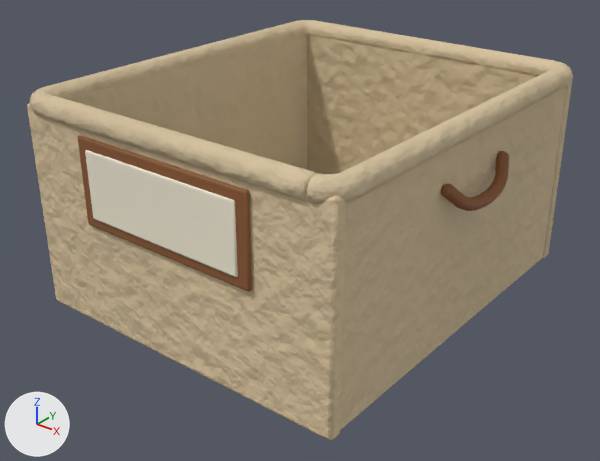
A saved change to the Blender file assets/models/source/furniture/crate_linen.blend.
Both versions are drawn from a camera (50 mm lens) standing at (0.329, -0.427, 0.299) and looking at (0.001, -0.018, 0.045). Arrows for +X, +Y and +Z are at lower left; the lights stay in place. The picture after the commit comes second.

Objects in the first picture: 'Leder', 'Schild', 'Stoffbox'.
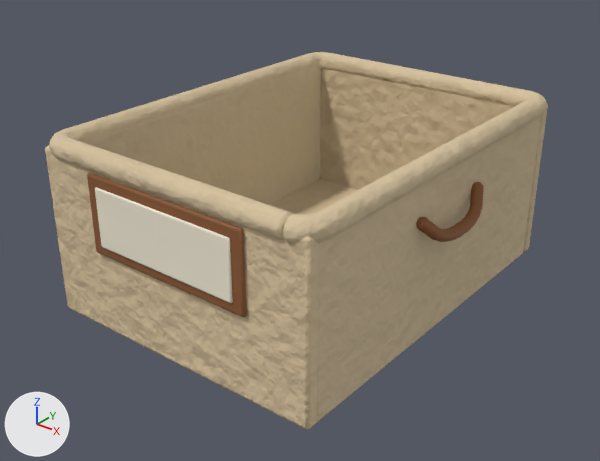
Location of each change, (x1, y1, x2, y2) in pixels of the pictures (600 x 461 px; the box of a moved part takes in the faces that stretch with it):
'Stoffbox', reshaped (8% narrower, 10% shorter): before (27, 20, 573, 441); after (45, 52, 548, 429)
'Schild', reshaped (10% narrower, 9% shorter): before (85, 150, 238, 277); after (95, 187, 233, 303)
'Leder', reshaped (8% narrower, 8% shorter): before (78, 135, 509, 292); after (87, 173, 484, 317)
part 1 of me_stoffbox, moved or reshaped: before (27, 103, 346, 441); after (45, 146, 319, 429)
part 2 of me_stoffbox, moved or reshaped: before (307, 36, 573, 258); after (320, 69, 548, 252)
part 3 of me_stoffbox, moved or reshaped: before (67, 35, 307, 170); after (83, 65, 321, 204)
part 4 of me_stoffbox, moved or reshaped: before (341, 86, 566, 429); after (317, 116, 541, 422)
part 5 of me_stoffbox, rebuilt (not visible before): after (268, 179, 357, 215)
part 6 of me_stoffbox, added (beige): after (49, 52, 547, 243)
part 7 of me_stoffbox, deleted (beige): before (29, 20, 572, 204)
part 8 of me_leder, moved or reshaped: before (78, 135, 252, 292); after (87, 173, 247, 317)
part 9 of me_leder, moved or reshaped: before (441, 151, 509, 211); after (416, 182, 484, 242)

The change in detail:
me_stoffbox is used by ob_stoffbox; location (0.0, 0.0, 0.0).
me_stoffbox had 412 vertices, 396 faces and spanned x -0.125..0.125, y -0.145..0.145, z 0.0..0.152.
me_stoffbox now has 400 vertices, 384 faces and spans x -0.111..0.11, y -0.145..0.145, z -0.001..0.127.
me_stoffbox part 1: the loose piece of 30 vertices spanning x -0.121..0.121, y -0.141..-0.131, z 0.0..0.144 is scaled about its middle by (0.878, 0.995, 0.828), then moved by (-0.001, 0.0, -0.013).
me_stoffbox part 2: the loose piece of 30 vertices spanning x -0.121..0.122, y 0.13..0.141, z 0.0..0.144 is scaled about its middle by (0.876, 0.995, 0.826), then moved by (-0.001, 0.0, -0.013).
me_stoffbox part 3: the loose piece of 30 vertices spanning x -0.12..-0.109, y -0.133..0.133, z 0.0..0.144 is scaled about its middle by (1, 1, 0.825), then moved by (0.015, 0.0, -0.013).
me_stoffbox part 4: the loose piece of 30 vertices spanning x 0.109..0.12, y -0.133..0.134, z 0.0..0.144 is scaled about its middle by (0.989, 1, 0.83), then moved by (-0.015, -0.001, -0.013).
me_stoffbox part 5: the loose piece of 60 vertices spanning x -0.119..0.119, y -0.14..0.139, z 0.0..0.013 is rebuilt with 48 vertices and now spans x -0.105..0.104, y -0.139..0.139, z -0.001..0.012.
me_stoffbox part 6: a new loose piece of 232 vertices spanning x -0.111..0.11, y -0.145..0.145, z 0.111..0.127, in mat_linen.
me_stoffbox part 7: 232 vertices removed from x -0.125..0.125, y -0.145..0.145, z 0.136..0.152.
me_leder is used by ob_leder; location (0.0, 0.0, 0.0).
me_leder had 224 vertices, 214 faces and spanned x -0.134..0.134, y -0.144..0.039, z 0.075..0.135.
me_leder now has 224 vertices, 214 faces and spans x -0.12..0.119, y -0.144..0.039, z 0.058..0.112.
me_leder part 8: the loose piece of 8 vertices spanning x -0.068..0.068, y -0.144..-0.141, z 0.075..0.135 is scaled about its middle by (0.928, 0.996, 0.916), then moved by (0.0, 0.0, -0.02).
me_leder part 9: the loose piece of 108 vertices spanning x 0.117..0.134, y -0.039..0.038, z 0.094..0.118 is moved by (-0.015, 0.0, -0.025).
Other edits to the shape of me_leder do not show in these pictures.
me_schild is used by ob_schild; location (0.0, 0.0, 0.0).
me_schild had 8 vertices, 6 faces and spanned x -0.0603..0.0597, y -0.1451..-0.1429, z 0.0825..0.1277.
me_schild now has 8 vertices, 6 faces and spans x -0.0553..0.0549, y -0.145..-0.1429, z 0.0647..0.1047.
Part 10, on me_schild:
Vertex 0 of me_schild moves from (-0.0601, -0.1449, 0.0825) to (-0.0552, -0.145, 0.0647).
Vertex 1 of me_schild moves from (-0.0601, -0.1429, 0.0825) to (-0.0552, -0.143, 0.0647).
Vertex 2 of me_schild moves from (-0.0603, -0.143, 0.1275) to (-0.0553, -0.1429, 0.1047).
Vertex 3 of me_schild moves from (-0.0603, -0.145, 0.1275) to (-0.0553, -0.1449, 0.1047).
Vertex 4 of me_schild moves from (0.0597, -0.1451, 0.0826) to (0.0549, -0.1449, 0.0647).
Vertex 5 of me_schild moves from (0.0595, -0.1451, 0.1277) to (0.0548, -0.145, 0.1047).
Vertex 6 of me_schild moves from (0.0595, -0.1431, 0.1277) to (0.0548, -0.143, 0.1047).
Vertex 7 of me_schild moves from (0.0597, -0.1431, 0.0826) to (0.0549, -0.1429, 0.0647).
